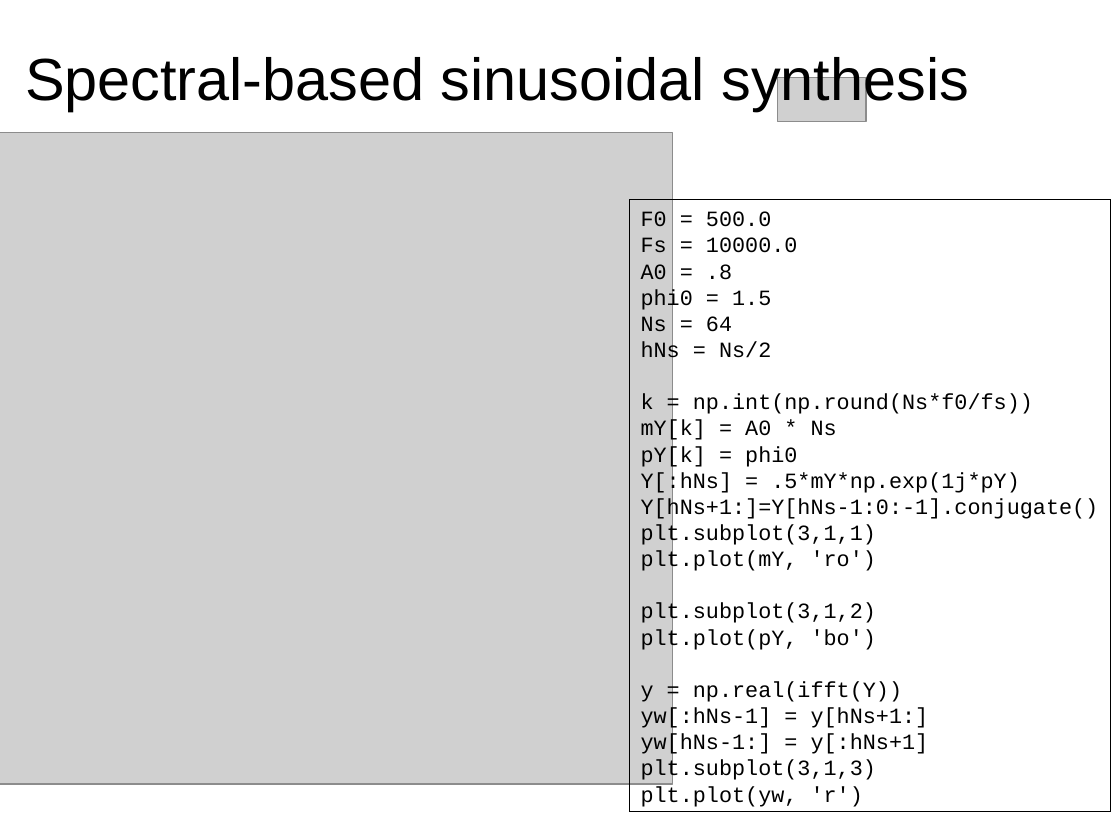
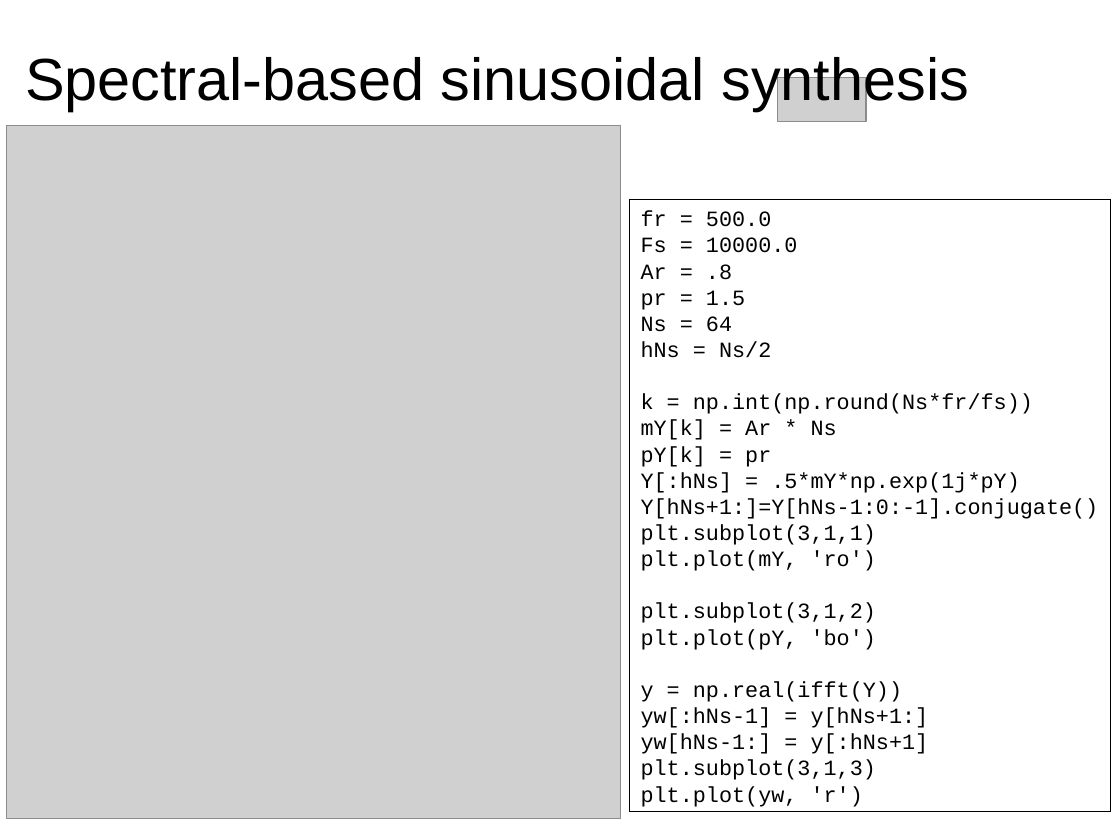
Before and after one commit to MTG/sms-tools, a slide deck: slide 25 of teaching-material/lectures/lect5-Sinusoidal-model/5-Sinusoidal-Model.odp (slide 24 before the commit). Drawn at 1120x840 pixels with LibreOffice and Linux fonts; fonts in the diff are those of the drawing; grey boxes stand for pictures. Boxes give left, top, right and bottom in pixels: in the first picture for what was removed or moved away, otherwise in the second. Text is boxed around its words. In the diff, an @@ line names an element or a change of style, - is before the commit and + after.

```diff
--- a/teaching-material/lectures/lect5-Sinusoidal-model/5-Sinusoidal-Model.odp
+++ b/teaching-material/lectures/lect5-Sinusoidal-model/5-Sinusoidal-Model.odp
@@ picture: place and size @@
-picture at bbox=[0, 132, 672, 784]
+picture at bbox=[7, 125, 620, 819]
@@ text in rectangle at bbox=[641, 211, 771, 227]: text changed @@
-F0 = 500.0
+fr = 500.0
@@ text in rectangle at bbox=[641, 264, 745, 310]: text changed @@
-A0 = .8
-phi0 = 1.5
+Ar = .8
+pr = 1.5
@@ text in rectangle at bbox=[641, 394, 1033, 467]: text changed @@
-k = np.int(np.round(Ns*f0/fs))
-mY[k] = A0 * Ns
-pY[k] = phi0
+k = np.int(np.round(Ns*fr/fs))
+mY[k] = Ar * Ns
+pY[k] = pr
```
Also in this commit, not shown: 10 other slides changed, 2 slides added, 1 slide removed, 26 other files.
